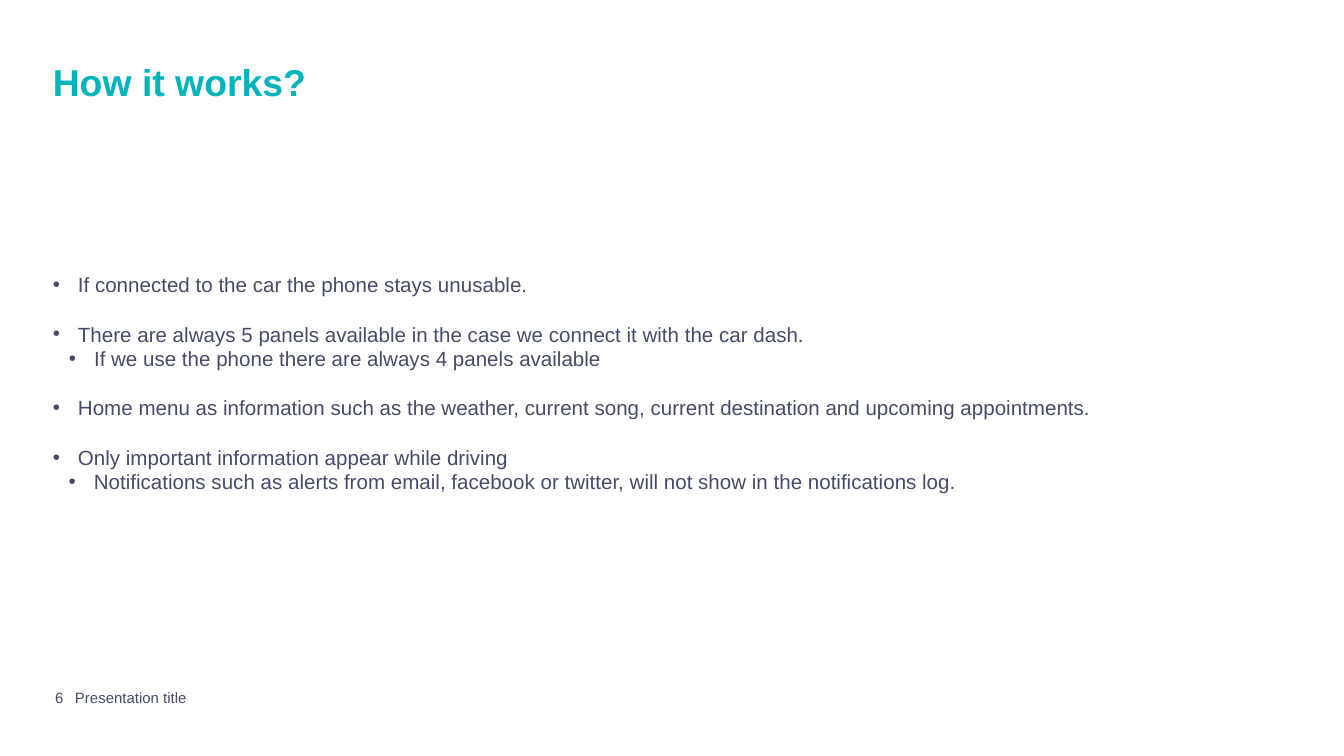
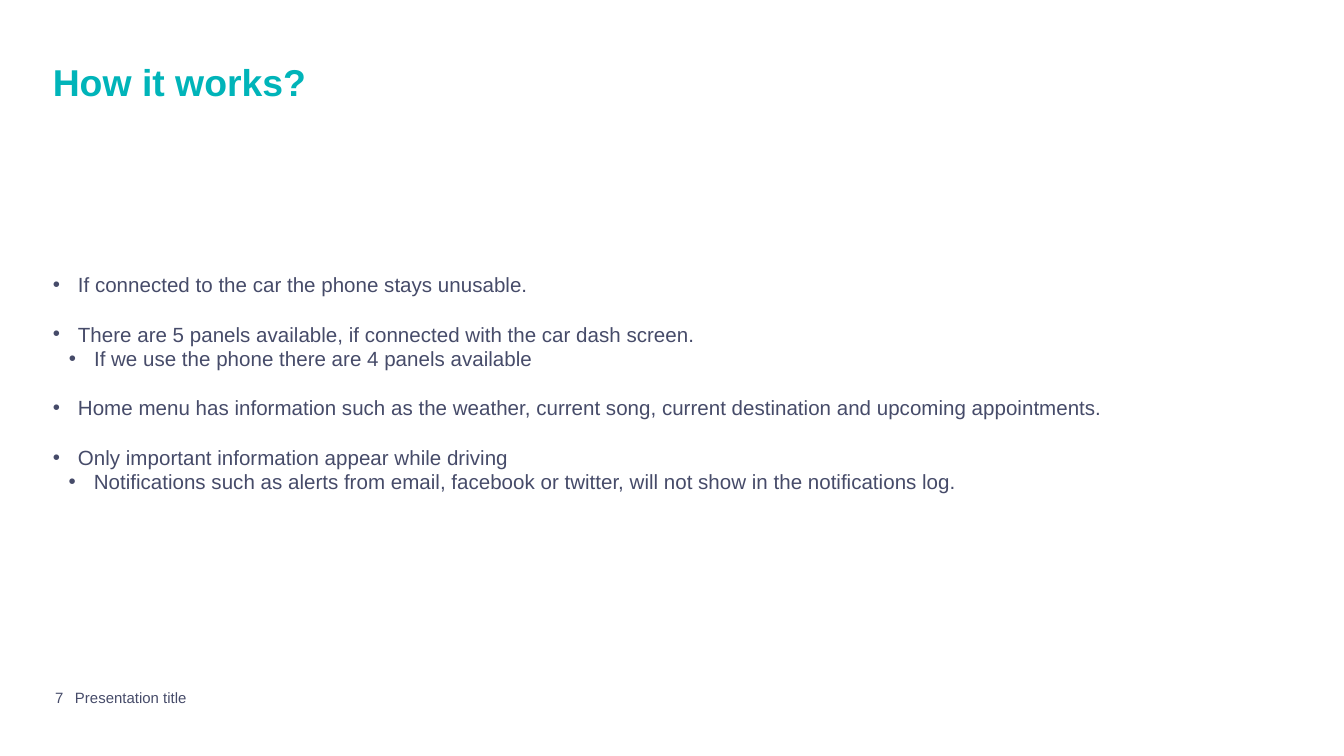
Before and after one commit to mpiresgro/AndroidAutoInfo, a slide deck: slide 7 of Final/Presentation_Joao_Mauro.pptx (slide 6 before the commit). Drawn at 1344x756 pixels with LibreOffice and Linux fonts; fonts in the diff are those of the drawing; background and template pictures are left out. Boxes give left, top, right and bottom in pixels: in the first picture for what was removed or moved away, otherwise in the second. Text is boxed around its words. In the diff, an @@ line names an element or a change of style, - is before the commit and + after.

Commit message:
Update presentation

```diff
--- a/Final/Presentation_Joao_Mauro.pptx
+++ b/Final/Presentation_Joao_Mauro.pptx
@@ text at <box>78,327,1101,420</box>: text changed @@
-• There are always 5 panels available in the case we connect it with the car dash.
-  • If we use the phone there are always 4 panels available
-    • Home menu as information such as the weather, current song, current destination and upcoming appointments.
+• There are 5 panels available, if connected with the car dash screen.
+  • If we use the phone there are 4 panels available
+    • Home menu has information such as the weather, current song, current destination and upcoming appointments.
@@ page number at <box>55,692,63,703</box>: text changed @@
-6
+7
```
Also in this commit, not shown: 12 other slides changed, 18 slides removed.
